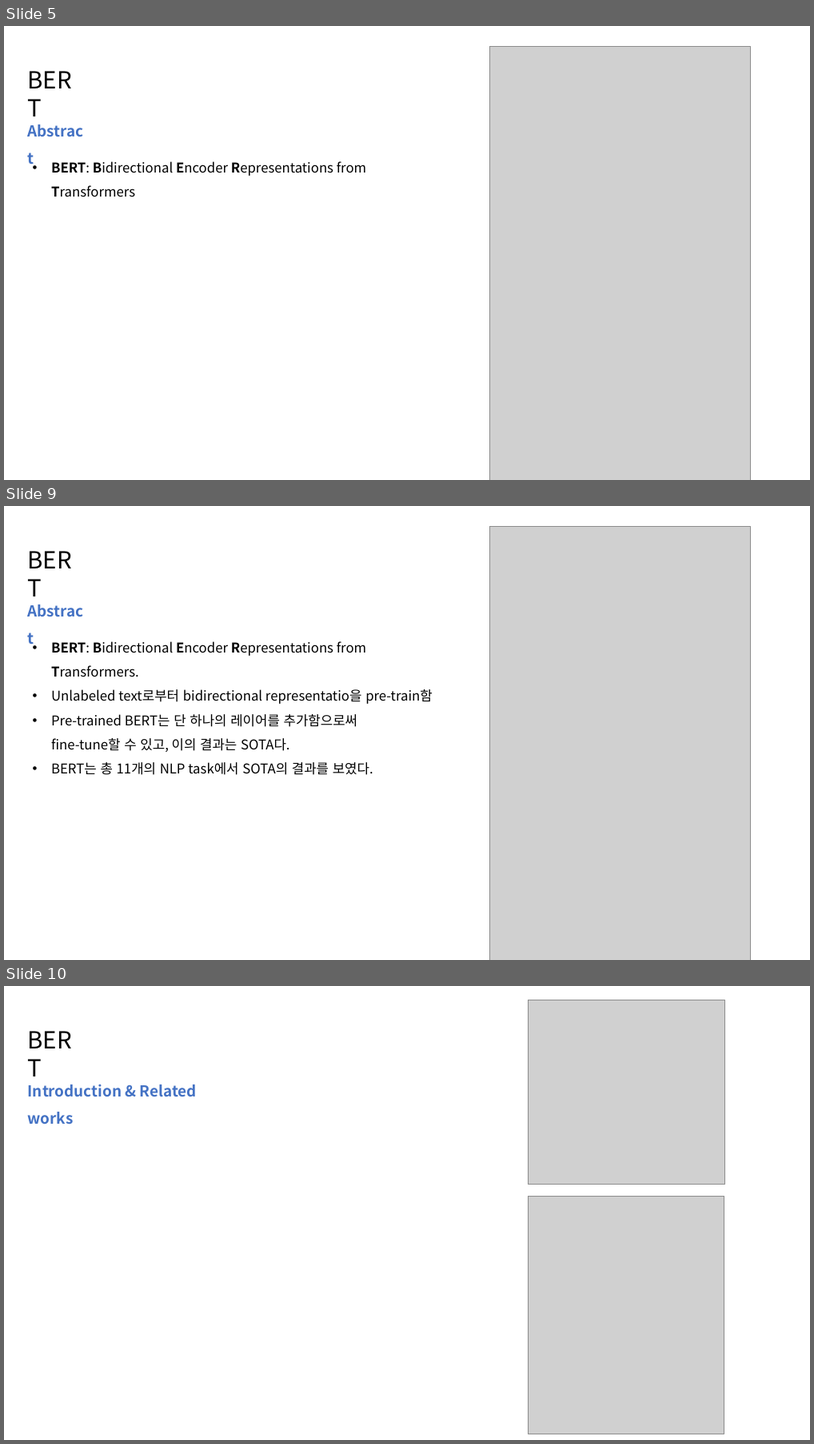
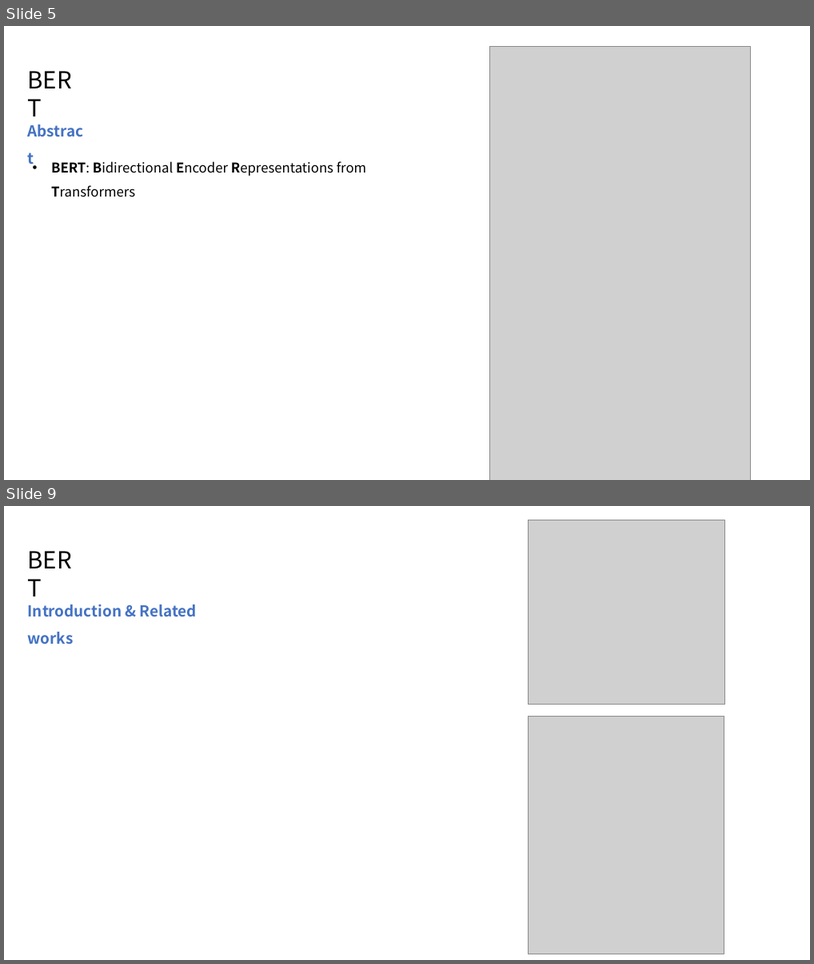
Before and after one commit to reniew/learning_spoons_nlp, a slide deck: lecture_note/Lecture8.pptx. Shown one above the other, each under a label of ours: slides 5, 9 and 10 before the commit, slides 5 and 9 after it; the slides between them are not shown. The pictures are 814x1444 and 814x964 pixels, drawn with LibreOffice and Linux fonts; fonts in the diff are those of the drawing; grey boxes stand for pictures. Boxes give left, top, right and bottom in pixels: in the first picture for what was removed or moved away, otherwise in the second. Text is boxed around its words. In the diff, an @@ line names an element or a change of style, - is before the commit and + after.

Commit message:
fix

```diff
--- a/lecture_note/Lecture8.pptx
+++ b/lecture_note/Lecture8.pptx
@@ slide 9 removed at [4,506,810,960], background #FFFFFF @@
@@ picture removed at [490,527,750,960] @@
@@ text removed at [22,542,86,576] @@
-BERT
@@ text removed at [22,589,94,620] @@
-Abstract
@@ text removed at [51,641,433,775] @@
-• BERT: Bidirectional Encoder Representations from Transformers.
-• Unlabeled text로부터 bidirectional representatio을 pre-train함
-• Pre-trained BERT는 단 하나의 레이어를 추가함으로써
-  fine-tune할 수 있고, 이의 결과는 SOTA다.
-• BERT는 총 11개의 NLP task에서 SOTA의 결과를 보였다.
@@ what was slide 10 is now slide 9 @@
```
Also in this commit, not shown: 3 slides changed, 1 slide added, 1 other slide removed.
